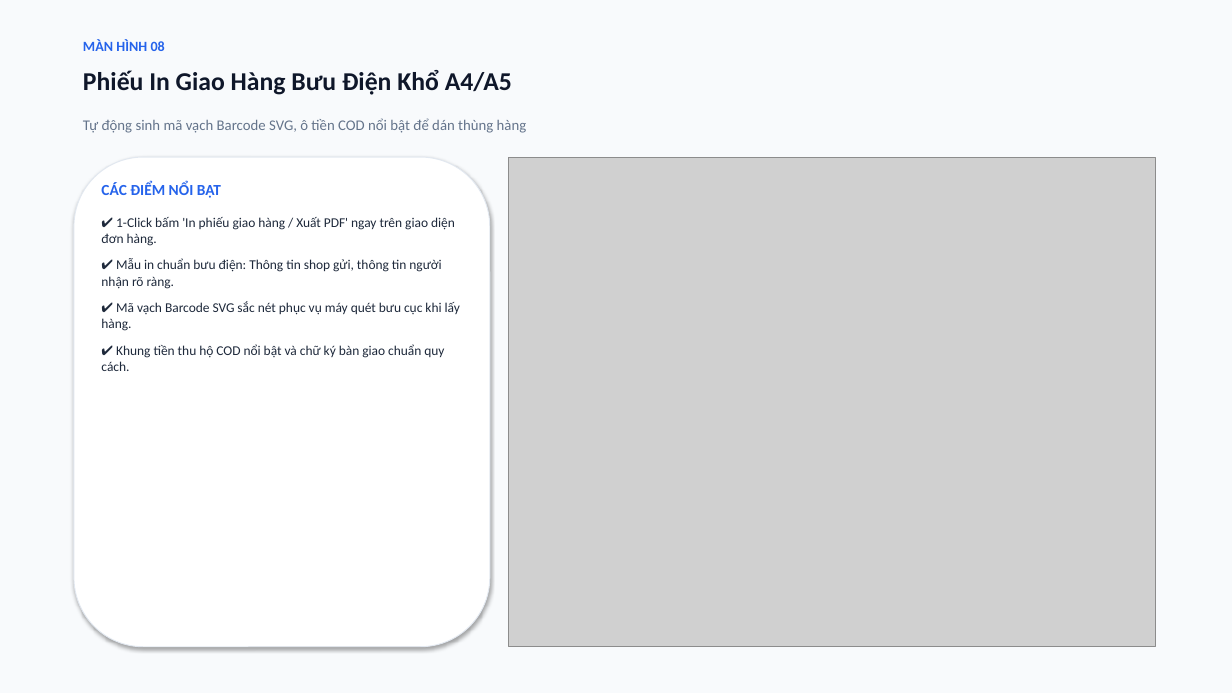
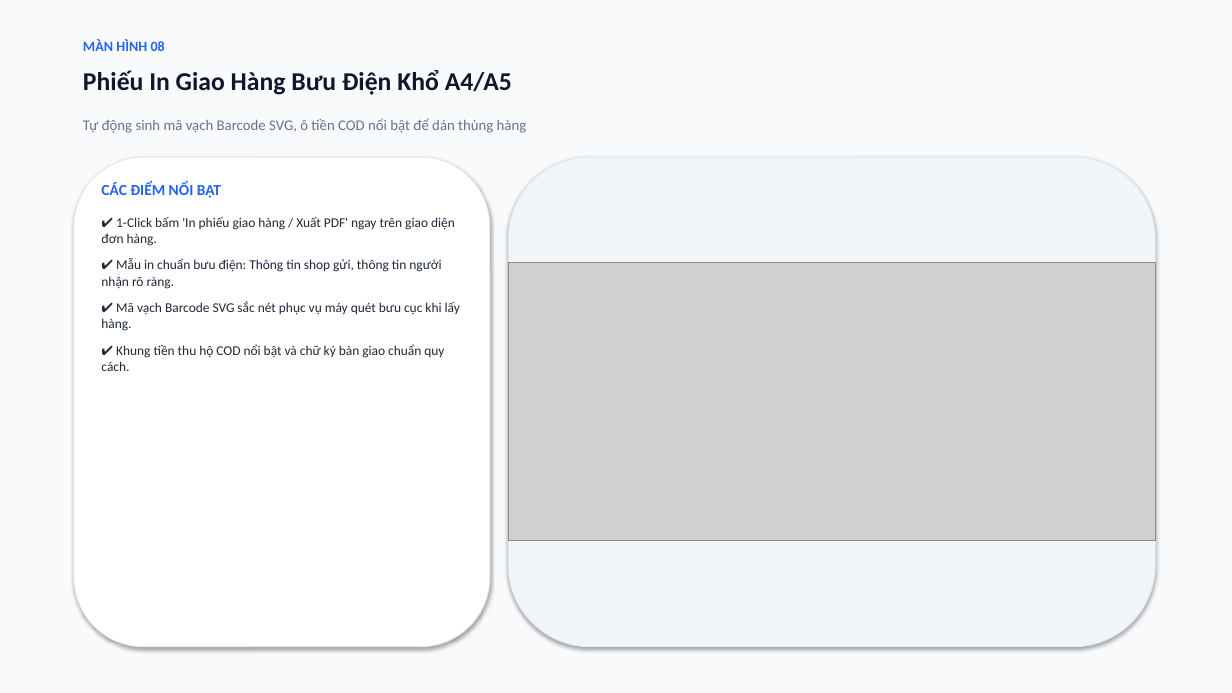
Before and after one commit to baobp14/3d-model-clothing, a slide deck: slide 9 of BaoCao_PhanMem_NB_Fashion_FullAnh.pptx. Drawn at 1232x693 pixels with LibreOffice and Linux fonts; fonts in the diff are those of the drawing; grey boxes stand for pictures. Boxes give left, top, right and bottom in pixels: in the first picture for what was removed or moved away, otherwise in the second. Text is boxed around its words. In the diff, an @@ line names an element or a change of style, - is before the commit and + after.

Commit message:
fix(pptx): preserve 100% original aspect ratio for all screenshots with auto-fitting and zero distortion

```diff
--- a/BaoCao_PhanMem_NB_Fashion_FullAnh.pptx
+++ b/BaoCao_PhanMem_NB_Fashion_FullAnh.pptx
@@ rounded rectangle added at box(508, 157, 1155, 647), fill #F1F5F9, outline #E2E8F0 0.75 pt @@
@@ picture: place and size @@
-picture at box(508, 157, 1155, 647)
+picture at box(508, 263, 1155, 542)
```
Also in this commit, not shown: 8 other slides changed, 2 other files.
